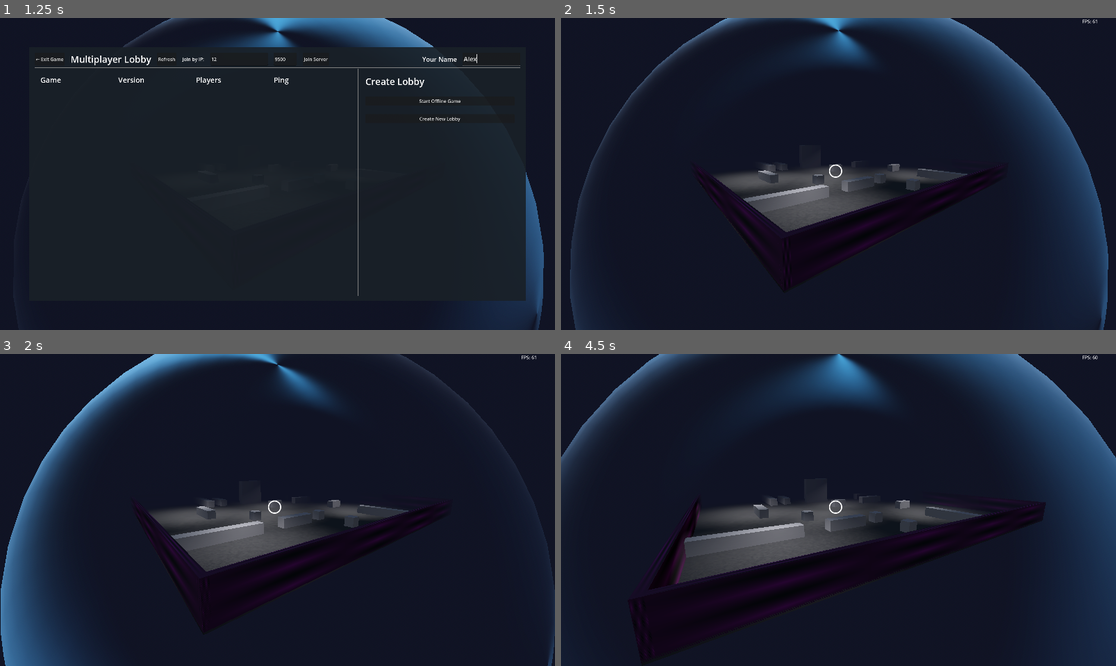
Above: before the commit, frames 1-4 (two rows, left to right).
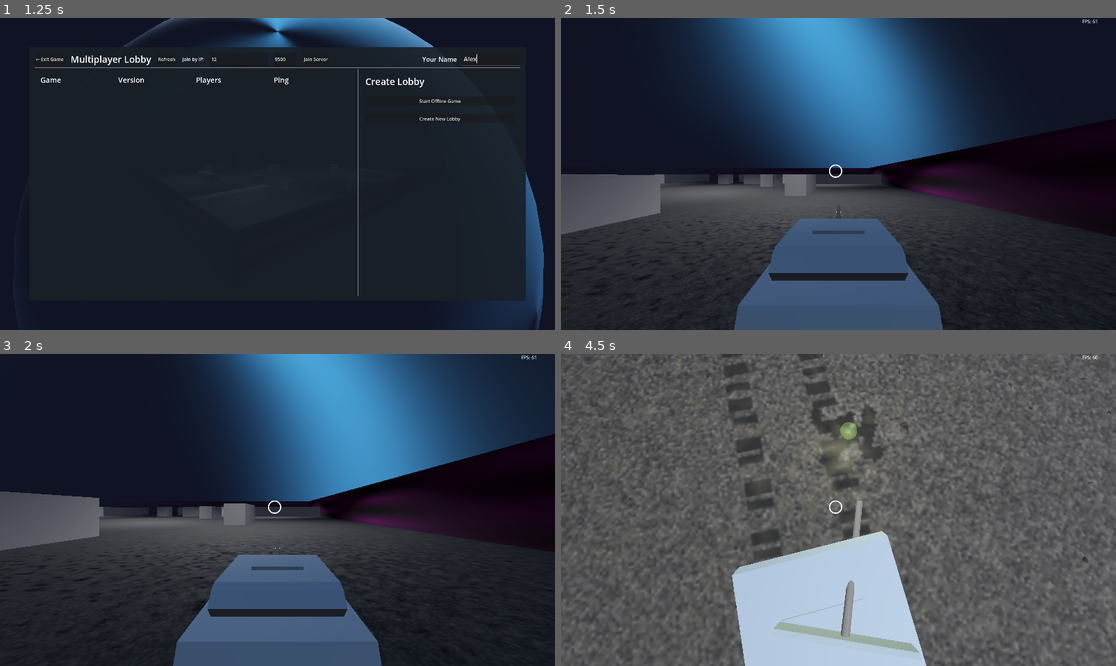
Above: after the commit, the same moments.

Repository: jamonholmgren/jammin_lobby
Game: Godot game, scene res://main.tscn
Two runs of this game, one before a commit and one after it. Both use one fixed random seed, a clock stepped at 60 frames per second and the inputs below. Sound files missing from this copy of the repository are replaced by a short silence.
Inputs (mouse positions are in pixels of both pictures, inside the frame that each line leads up to):
- Up to frame 1 (1.25 s): click (238, 58) at 0.52 s; type "12" at 0.6 s; click (493, 58) at 0.75 s; type "Alex" at 0.83 s
- Up to frame 2 (1.5 s): click "Start Offline Game" at 1.25 s
- Up to frame 3 (2 s): no input
- Up to frame 4 (4.5 s): move the mouse to (866, 510) at 2.02 s; press the mouse at (866, 510) at 2.03 s; hold W (forward) from 2.03 s (still down); move the mouse to (810, 510) at 2.77 s; release the mouse at (810, 510) at 2.78 s; tap Shift (zoom_in) at 2.85, 4.35 s; move the mouse to (849, 503) at 3.52 s; press the mouse at (849, 503) at 3.53 s; move the mouse to (832, 516) at 4.27 s; release the mouse at (832, 516) at 4.28 s; click (832, 516) at 4.42 s

Frame 1 is identical in both runs. In frame 2, 53% of the frame differs, in the area x 0-100%, y 0-100%; in frame 3, 53%; in frame 4, 97%.

Commit message:
offline games work

Diff:
--- a/main.gd
+++ b/main.gd
@@ -42,7 +42,7 @@
 
 @rpc("reliable", "any_peer", "call_local")
 func spawn_tank_random() -> void:
-	if Lobby.offline() or not Lobby.i_am_host(): return
+	if Lobby.online() and not Lobby.i_am_host(): return
 
 	# Who's asking?
 	var sender_id = Lobby.sender_id()
